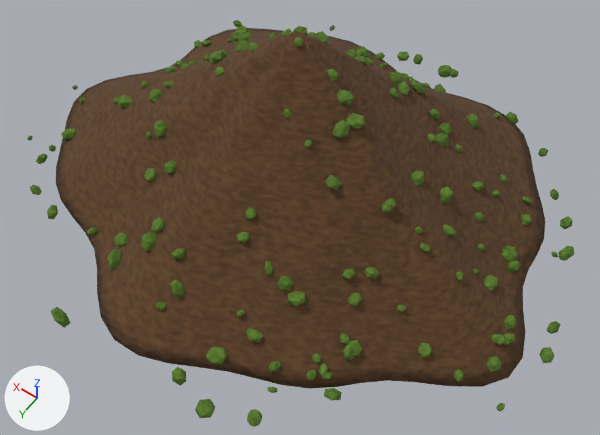
One commit to the Blender file models/items/materials/piles/coarse_sand.blend: the scene before it, then after it.
Rendered twice from a camera (50 mm lens) standing at (-0.333, 0.463, 0.673) and looking at (-0.048, 0.063, 0.044). Arrows for +X, +Y and +Z are at lower left; the lights stay in place. The older version comes first.

Objects in the first picture: 'Pile'.
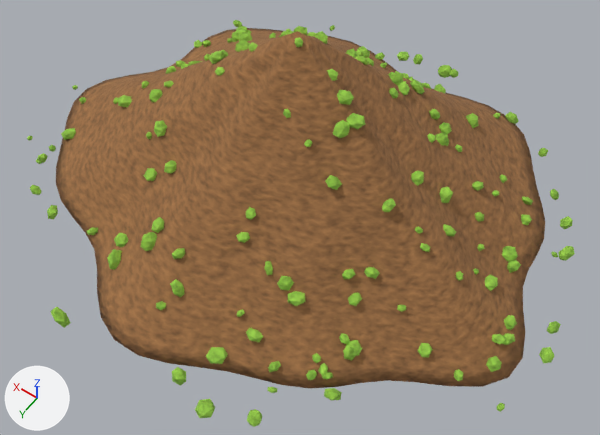
Changed parts and their boxes (x1, y1, x2, y2) in the pictures (600 x 435 px):
'Pile', recoloured (lighter)
    both: (27, 20, 575, 427)

The change, as a list of edits to the scene's bpy script:
```text
Change mat_coarse_sand:
    add n5 = _N.new('ShaderNodeMixRGB'); n5.name = 'InventoryVisibility'
    add n5.blend_type = 'MULTIPLY'
    add n5.inputs[0].default_value = 1.0  # 'Factor'
    add n5.inputs[2].default_value = (3.0, 3.0, 3.0, 1.0)  # 'Color2', white #ffffff
    where n3 = _N.new('ShaderNodeValToRGB'); n3.name = 'Color Ramp'
    where n0 = _N.new('ShaderNodeBsdfPrincipled'); n0.name = 'Principled BSDF'
    remove _L.new(n3.outputs[0], n0.inputs[0])  # 'Color' to 'Base Color'
    add _L.new(n3.outputs[0], n5.inputs[1])  # 'Color' to 'Color1'
    add _L.new(n5.outputs[0], n0.inputs[0])  # 'Color' to 'Base Color'
Change mat_green_plant_debris:
    add n5 = _N.new('ShaderNodeMixRGB'); n5.name = 'InventoryVisibility'
    add n5.blend_type = 'MULTIPLY'
    add n5.inputs[0].default_value = 1.0  # 'Factor'
    add n5.inputs[2].default_value = (3.0, 3.0, 3.0, 1.0)  # 'Color2', white #ffffff
    where n3 = _N.new('ShaderNodeValToRGB'); n3.name = 'Color Ramp'
    where n0 = _N.new('ShaderNodeBsdfPrincipled'); n0.name = 'Principled BSDF'
    remove _L.new(n3.outputs[0], n0.inputs[0])  # 'Color' to 'Base Color'
    add _L.new(n3.outputs[0], n5.inputs[1])  # 'Color' to 'Color1'
    add _L.new(n5.outputs[0], n0.inputs[0])  # 'Color' to 'Base Color'
```
